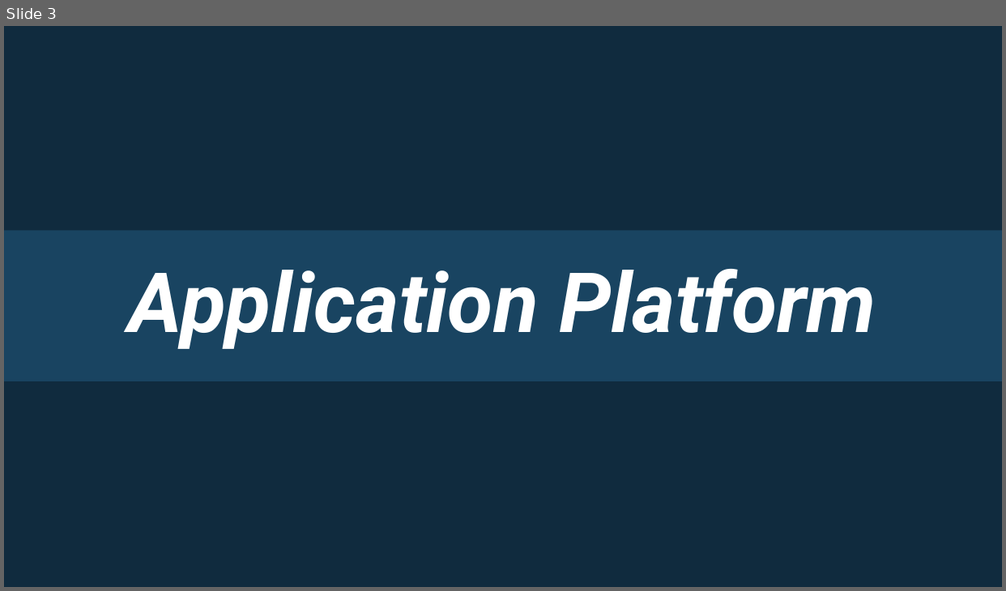
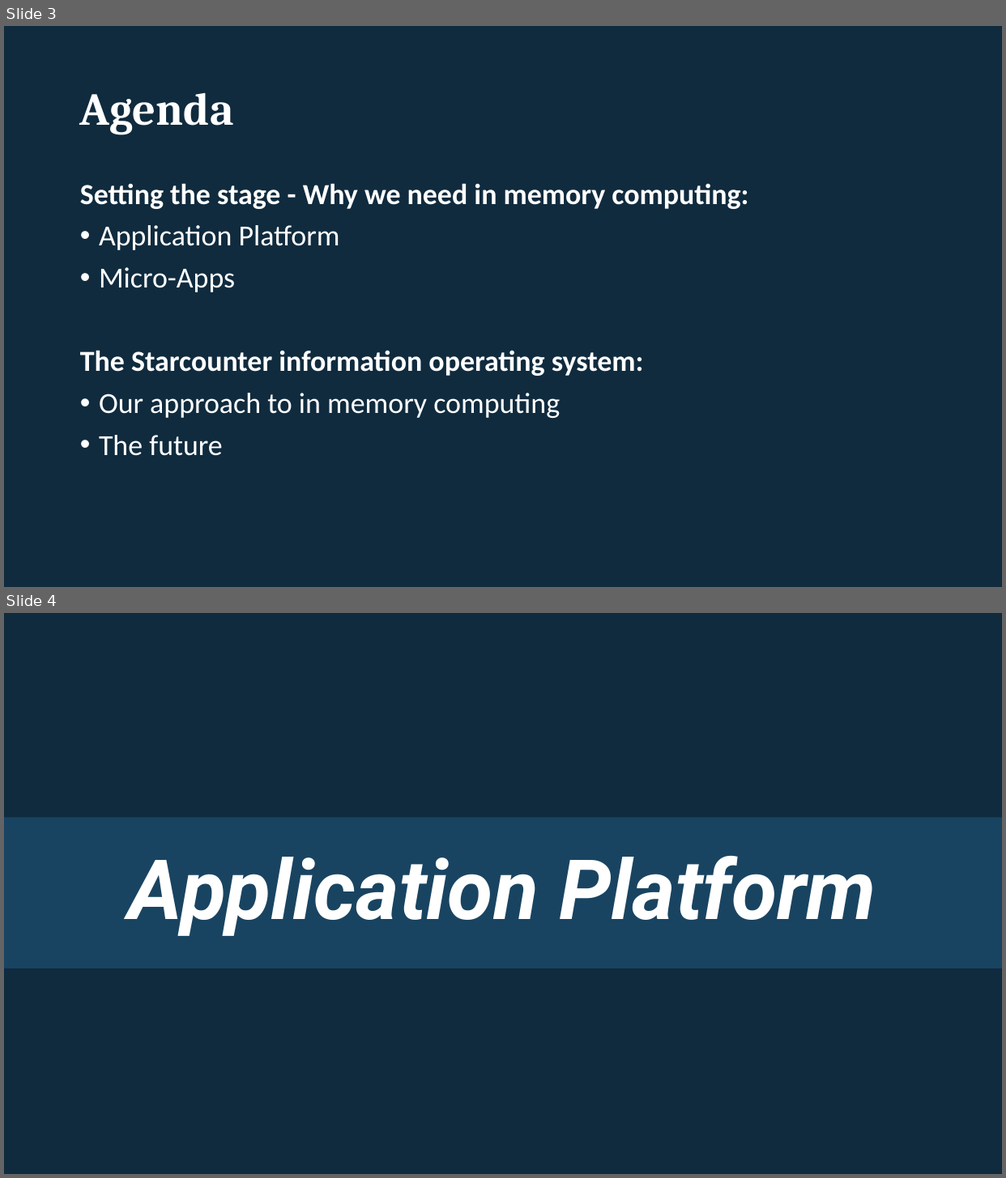
Before and after one commit to rogeralsing/Presentations, a slide deck: Starcounter/usa.pptx. Shown one above the other, each under a label of ours: slide 3 before the commit, slides 3 and 4 after it. The pictures are 1006x591 and 1006x1178 pixels, drawn with LibreOffice and Linux fonts; fonts in the diff are those of the drawing. Boxes give left, top, right and bottom in pixels: in the first picture for what was removed or moved away, otherwise in the second. Text is boxed around its words. In the diff, an @@ line names an element or a change of style, - is before the commit and + after.

```diff
--- a/Starcounter/usa.pptx
+++ b/Starcounter/usa.pptx
@@ slide 3 added at bbox=[4, 26, 1002, 587], background #102B3E @@
@@ title added at bbox=[80, 92, 234, 135], 44 pt, text #FFFFFF, bold @@
+Agenda
@@ text added at bbox=[80, 183, 748, 456], 28 pt, text #FFFFFF, bold @@
+Setting the stage - Why we need in memory computing:
+• Application Platform
+• Micro-Apps
+The Starcounter information operating system:
+• Our approach to in memory computing
+• The future
@@ what was slide 3 is now slide 4 @@
```
Also in this commit, not shown: 11 slides changed, 6 other slides added, 1 slide removed.
